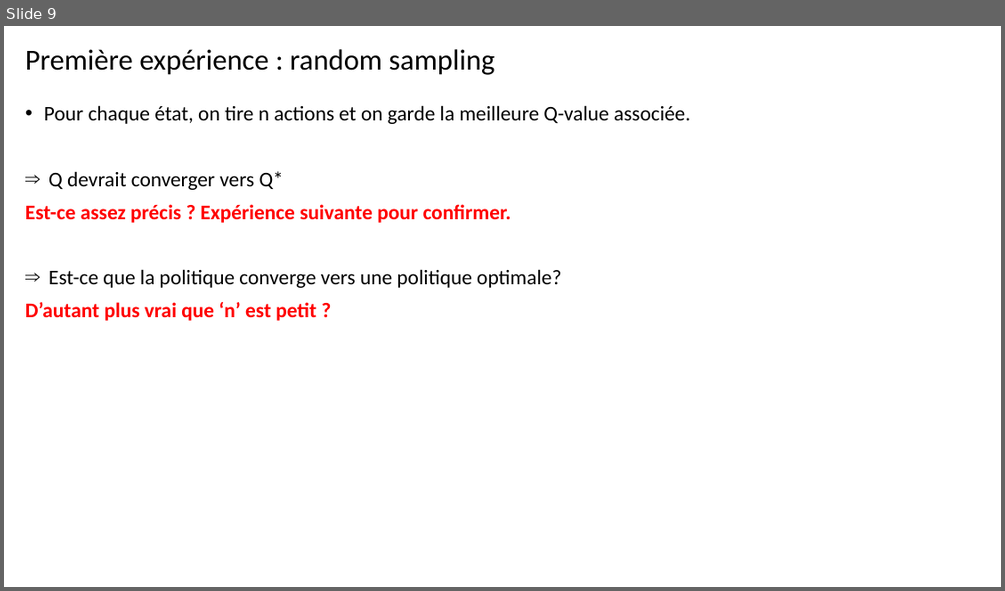
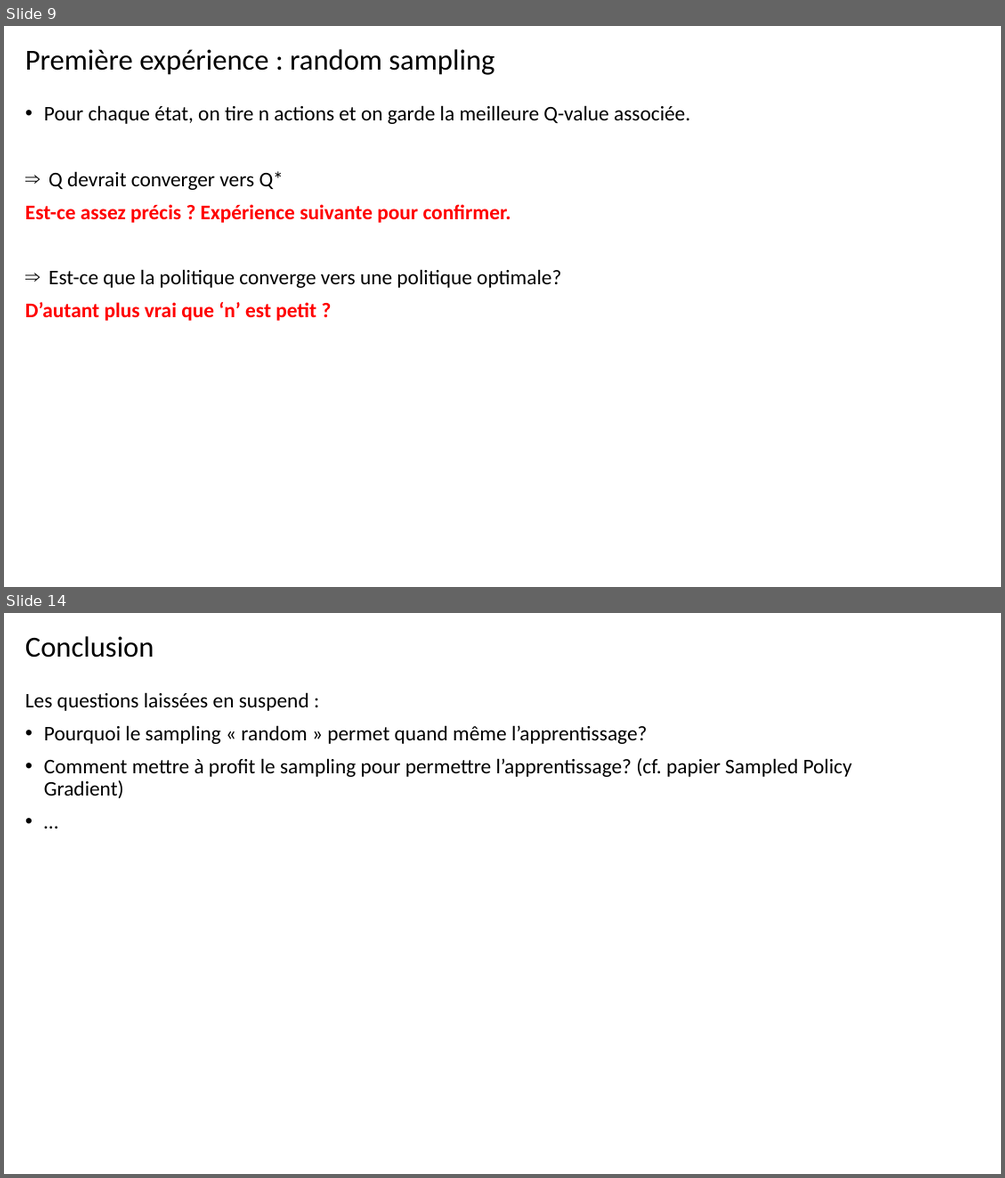
Before and after one commit to etiennedupont/Research_projects, a slide deck: RL/DDPG/pres_120219.pptx. Shown one above the other, each under a label of ours: slide 9 before the commit, slides 9 and 14 after it; the slides between them are not shown. The pictures are 1005x591 and 1005x1178 pixels, drawn with LibreOffice and Linux fonts; fonts in the diff are those of the drawing. Boxes give left, top, right and bottom in pixels: in the first picture for what was removed or moved away, otherwise in the second. Text is boxed around its words. In the diff, an @@ line names an element or a change of style, - is before the commit and + after.

```diff
--- a/RL/DDPG/pres_120219.pptx
+++ b/RL/DDPG/pres_120219.pptx
@@ slide 14 added at bbox=[4, 613, 1001, 1174], background #FFFFFF @@
@@ title added at bbox=[25, 636, 154, 657], 28 pt, text #000000 @@
+Conclusion
@@ text added at bbox=[25, 692, 852, 798], 20 pt, text #000000 @@
+Les questions laissées en suspend :
+• Pourquoi le sampling « random » permet quand même l’apprentissage?
+• Comment mettre à profit le sampling pour permettre l’apprentissage? (cf. papier Sampled Policy Gradient)
+• …
```
Also in this commit, not shown: 4 slides changed, 1 other slide added, 2 other files.
